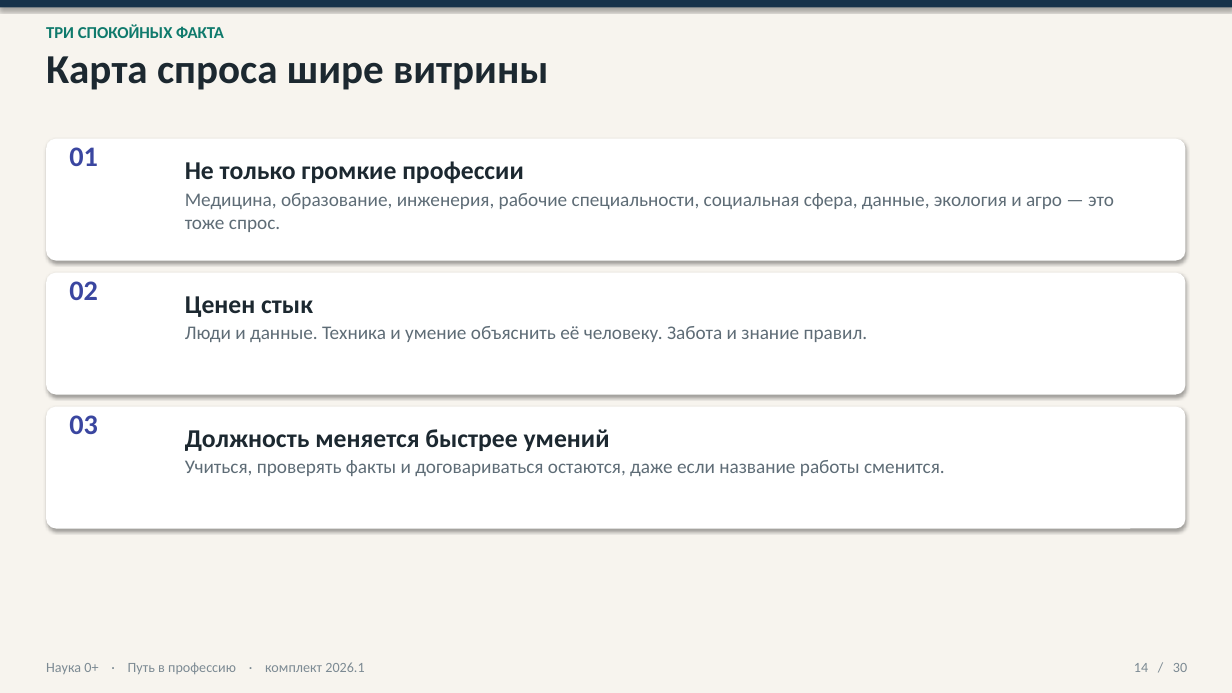
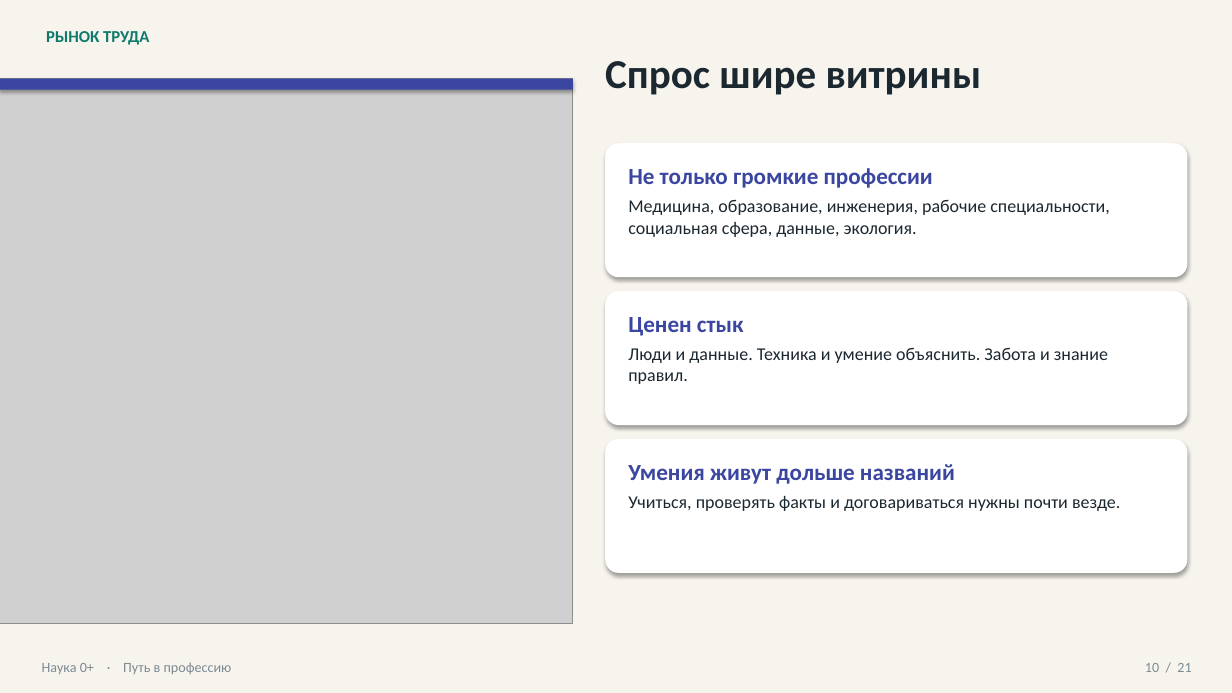
Before and after one commit to Sema917/-tourism, a slide deck: slide 10 of materials/Путь_в_профессию_презентация_60_минут.pptx (slide 14 before the commit). Drawn at 1232x693 pixels with LibreOffice and Linux fonts; fonts in the diff are those of the drawing; grey boxes stand for pictures. Boxes give left, top, right and bottom in pixels: in the first picture for what was removed or moved away, otherwise in the second. Text is boxed around its words. In the diff, an @@ line names an element or a change of style, - is before the commit and + after.

```diff
--- a/materials/Путь_в_профессию_презентация_60_минут.pptx
+++ b/materials/Путь_в_профессию_презентация_60_минут.pptx
@@ rectangle removed at (0, 0, 1232, 7) @@
@@ text removed at (46, 25, 224, 38) @@
-ТРИ СПОКОЙНЫХ ФАКТА
@@ text at (46, 31, 149, 45): text changed; size 32 to 13 pt; text colour #1C2830 to #0F7A6C @@
-Карта спроса шире витрины
+РЫНОК ТРУДА
@@ picture added at (0, 79, 573, 624) @@
@@ rectangle added at (0, 79, 573, 90), fill #3A46A0 @@
@@ text added at (605, 61, 982, 95), 32 pt, text #1C2830, bold @@
+Спрос шире витрины
@@ text removed at (69, 147, 98, 166) @@
-01
@@ rounded rectangle: place and size @@
-rounded rectangle at (46, 139, 1186, 261)
+rounded rectangle at (605, 143, 1188, 277)
@@ text at (628, 168, 933, 188): size 20 to 18 pt, text colour #1C2830 to #3A46A0 in "Не только громкие профессии" @@
@@ text "Не только громкие профессии": place and size @@
-text "Не только громкие профессии" at (185, 161, 1114, 232)
+text "Не только громкие профессии" at (628, 168, 1110, 237)
@@ text at (628, 199, 1110, 237): text changed; size 15 to 14 pt; text colour #5E6C76 to #1C2830 @@
-Медицина, образование, инженерия, рабочие специальности, социальная сфера, данные, экология и агро — это тоже спрос.
+Медицина, образование, инженерия, рабочие специальности, социальная сфера, данные, экология.
@@ text removed at (69, 281, 98, 300) @@
-02
@@ rounded rectangle: place and size @@
-rounded rectangle at (46, 273, 1186, 395)
+rounded rectangle at (605, 291, 1188, 425)
@@ text at (628, 317, 743, 336): size 20 to 18 pt, text colour #1C2830 to #3A46A0 in "Ценен стык" @@
@@ text "Ценен стык": place and size @@
-text "Ценен стык" at (185, 296, 868, 342)
+text "Ценен стык" at (628, 317, 1108, 384)
@@ text at (628, 348, 1108, 384): text changed; size 15 to 14 pt; text colour #5E6C76 to #1C2830 @@
-Люди и данные. Техника и умение объяснить её человеку. Забота и знание правил.
+Люди и данные. Техника и умение объяснить. Забота и знание правил.
@@ text removed at (69, 415, 98, 434) @@
-03
@@ text removed at (185, 429, 945, 476) @@
-Должность меняется быстрее умений
-Учиться, проверять факты и договариваться остаются, даже если название работы сменится.
@@ proportions changed in 3 elements at (605, 291, 1188, 425), (605, 143, 1188, 277), (605, 439, 1188, 573) @@
@@ rounded rectangle: place and size @@
-rounded rectangle at (46, 407, 1186, 529)
+rounded rectangle at (605, 439, 1188, 573)
@@ text added at (628, 464, 1120, 511), 14 pt, text #1C2830 @@
+Умения живут дольше названий
+Учиться, проверять факты и договариваться нужны почти везде.
@@ text at (42, 662, 232, 674): text changed @@
-Наука 0+ · Путь в профессию · комплект 2026.1
+Наука 0+ · Путь в профессию
@@ text at (1145, 663, 1191, 672): text changed @@
-14 / 30
+10 / 21
```
Also in this commit, not shown: 12 other slides changed, 8 slides added, 17 slides removed, 19 other files.
